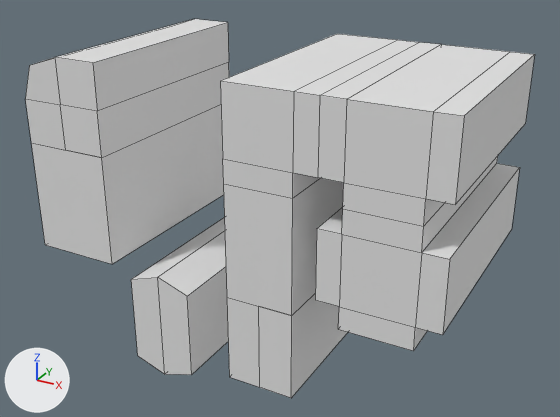
The FBX model CGDD4003-Group10/Assets/Models/WallPieces.fbx: old version first, new version second.
The view is the same before and after, from a 50 mm lens placed at (-8.76, -5.64, 3.21), pointed at (-11.86, 0.01, 0.39). Arrows for +X, +Y and +Z are at lower left; the lights stay in place. Mesh edges are drawn as thin lines. Where no turn or scale is listed for an object, it has been applied to the vertices.

In view in the first picture: '+-Piece', 'Corner Piece', 'L-Piece', 'Straight (One-sided) Piece', 'Straight (Two-sided) Piece', 'Straight-Double End Piece', 'Straight-End Piece', 'T-Piece'.
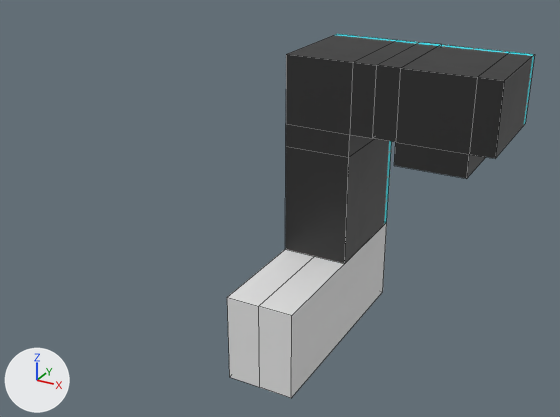
Changed parts and their boxes [x1, y1, x2, y2] in the pictures (560 x 417 px):
'T-Piece', recoloured, mesh rescaled (white to grey, 25% narrower, 25% shorter): before [318, 42, 535, 226]; after [372, 42, 535, 179]
'+-Piece', deleted: before [315, 156, 520, 351]
'Corner Piece', deleted: before [25, 19, 229, 158]
'L-Piece', recoloured, mesh rescaled (white to grey, 33% narrower, 25% shorter): before [220, 34, 419, 198]; after [286, 34, 419, 157]
'Straight (Two-sided) Piece', recoloured, mesh rescaled: before [224, 178, 344, 316]; after [285, 139, 392, 264]
'Straight (One-sided) Piece', deleted: before [32, 104, 224, 264]
'Straight-Double End Piece', deleted: before [131, 217, 228, 375]

Patch to the scene script:
```diff
--- a/CGDD4003-Group10/Assets/Models/WallPieces.fbx.py
+++ b/CGDD4003-Group10/Assets/Models/WallPieces.fbx.py
@@ img_l_piece___texture_png @@
+img_l_piece___texture_png = load_image('L-Piece - Texture.png', '../Textures/L-Piece - Texture.png', 256, 256, 'sRGB')
@@ img_t_piece___texture_png @@
+img_t_piece___texture_png = load_image('T-Piece - Texture.png', '../Textures/T-Piece - Texture.png', 256, 256, 'sRGB')
@@ img_straight__two_sided__piece___texture_png @@
+img_straight__two_sided__piece___texture_png = load_image('Straight (Two-sided) Piece - Texture.png', '../Textures/Straight (Two-sided) Piece - Texture.png', 256, 256, 'sRGB')
@@ mat_material_002 @@
+mat_material_002 = principled_material('Material.002')
+mat_material_002.texture = img_l_piece___texture_png
@@ mat_material_003 @@
+mat_material_003 = principled_material('Material.003')
+mat_material_003.texture = img_t_piece___texture_png
@@ mat_material_001 @@
+mat_material_001 = principled_material('Material.001')
+mat_material_001.texture = img_straight__two_sided__piece___texture_png
@@ me_cube_002 @@
 me_cube_002.from_pydata(...)  # 8 vertices, 6 faces; spans x -0.3..0.3, y -1.0..1.0, z -0.5..0.5
 # used by ob_straight__two_sided__piece; location = (-11.5, 0.0, 0.5)
+# me_cube_002 part 1: the whole mesh is scaled about its middle by (1, 0.5, 1), then moved by (0.0, 0.5, 0.0)
+me_cube_002.materials.append(mat_material_001)  # picture img_straight__two_sided__piece___texture_png
@@ me_cube_005 @@
 me_cube_005.from_pydata(...)  # 20 vertices, 18 faces; spans x -0.5..0.5, y -1.0..1.0, z -0.4..0.4
 # used by ob_t_piece; location = (-10.5, 0.0, 1.4)
+# me_cube_005 part 2: the whole mesh is scaled about its middle by (1, 0.5, 1), then moved by (0.0, 0.5, 0.0)
+me_cube_005.materials.append(mat_material_003)  # picture img_t_piece___texture_png
@@ me_cube_003 @@
 me_cube_003.from_pydata(...)  # 16 vertices, 14 faces; spans x -0.3..0.5, y -1.0..1.0, z -0.5..0.3
 # used by ob_l_piece; location = (-11.5, 0.0, 1.5)
+# me_cube_003 part 3: the whole mesh is scaled about its middle by (1, 0.5, 1), then moved by (0.0, 0.5, 0.0)
+me_cube_003.materials.append(mat_material_002)  # picture img_l_piece___texture_png
@@ ob_corner_piece @@
-ob_corner_piece = bpy.data.objects.new('Corner Piece', me_cube_007)
-ob_corner_piece.location = (-13.0, 0.0, 1.0)
@@ ob_straight_double_end_piece @@
-ob_straight_double_end_piece = bpy.data.objects.new('Straight-Double End Piece', me_cube_049)
-ob_straight_double_end_piece.location = (-12.5, 0.0, -0.467)
@@ ob_straight__one_sided__piece @@
-ob_straight__one_sided__piece = bpy.data.objects.new('Straight (One-sided) Piece', me_cube_006)
-ob_straight__one_sided__piece.location = (-13.4, 0.0, 0.5)
@@ ob_piece @@
-ob_piece = bpy.data.objects.new('+-Piece', me_cube_008)
-ob_piece.location = (-10.5, 0.0, 0.5)
```
